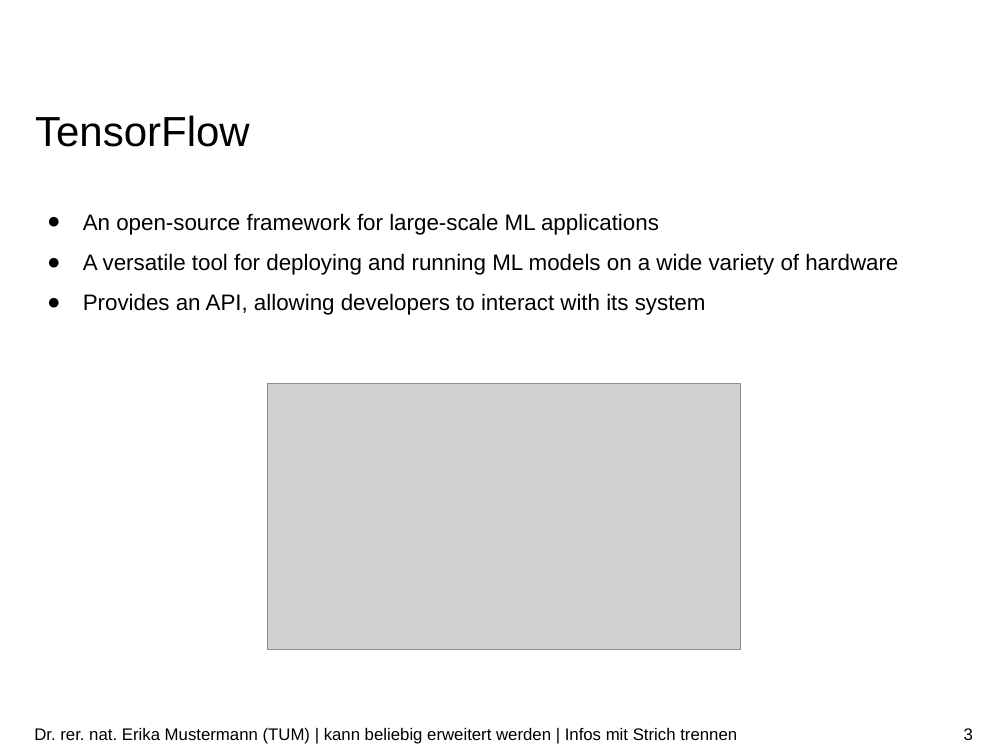
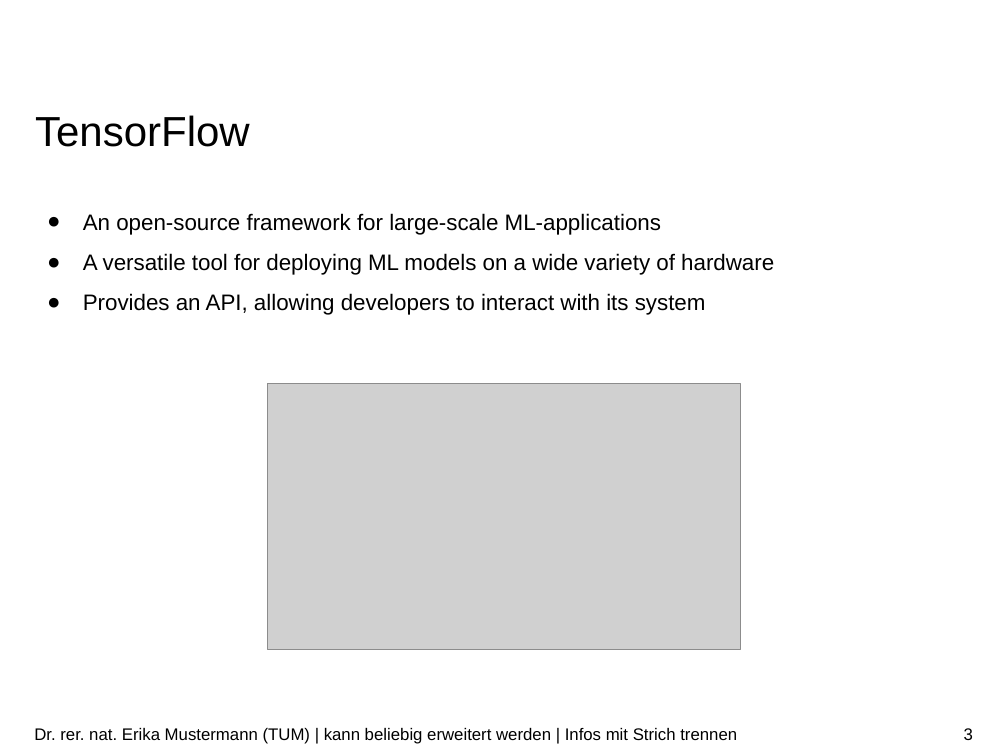
Before and after one commit to ekm01/EPHPC, a slide deck: slide 3 of Presentation/EPHPC_Presentation.odp. Drawn at 1008x756 pixels with LibreOffice and Linux fonts; fonts in the diff are those of the drawing; grey boxes stand for pictures; background and template pictures are left out. Boxes give left, top, right and bottom in pixels: in the first picture for what was removed or moved away, otherwise in the second. Text is boxed around its words. In the diff, an @@ line names an element or a change of style, - is before the commit and + after.

```diff
--- a/Presentation/EPHPC_Presentation.odp
+++ b/Presentation/EPHPC_Presentation.odp
@@ text at (x1=83, y1=213, x2=774, y2=275): text changed @@
-● An open-source framework for large-scale ML applications
-● A versatile tool for deploying and running ML models on a wide variety of hardware
+● An open-source framework for large-scale ML-applications
+● A versatile tool for deploying ML models on a wide variety of hardware
```
Also in this commit, not shown: 4 other slides changed, 4 slides added, 4 other files.
